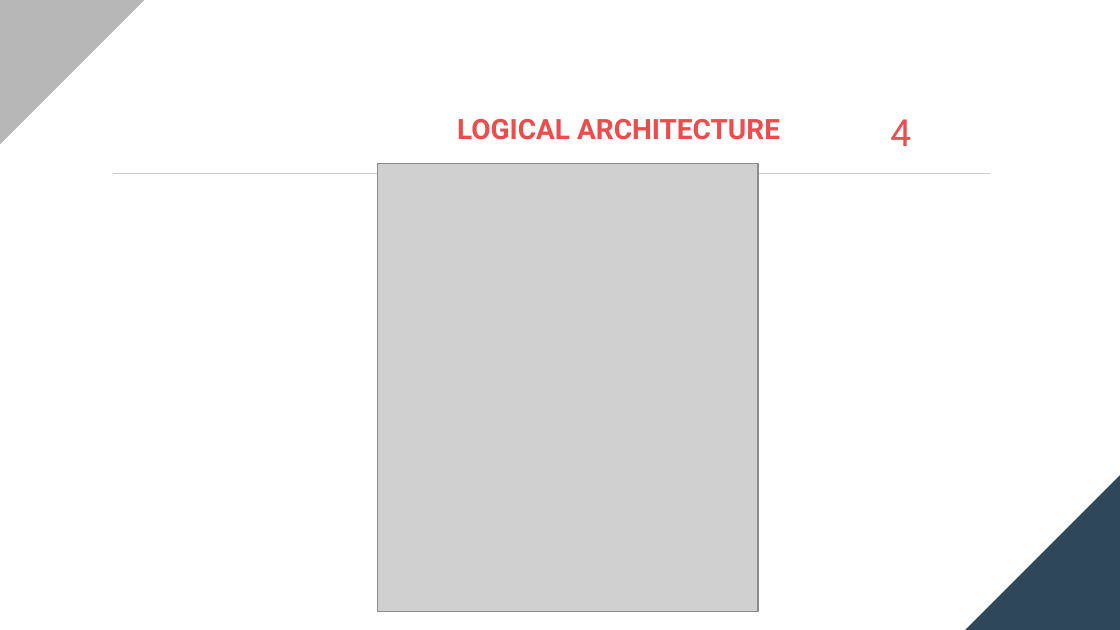
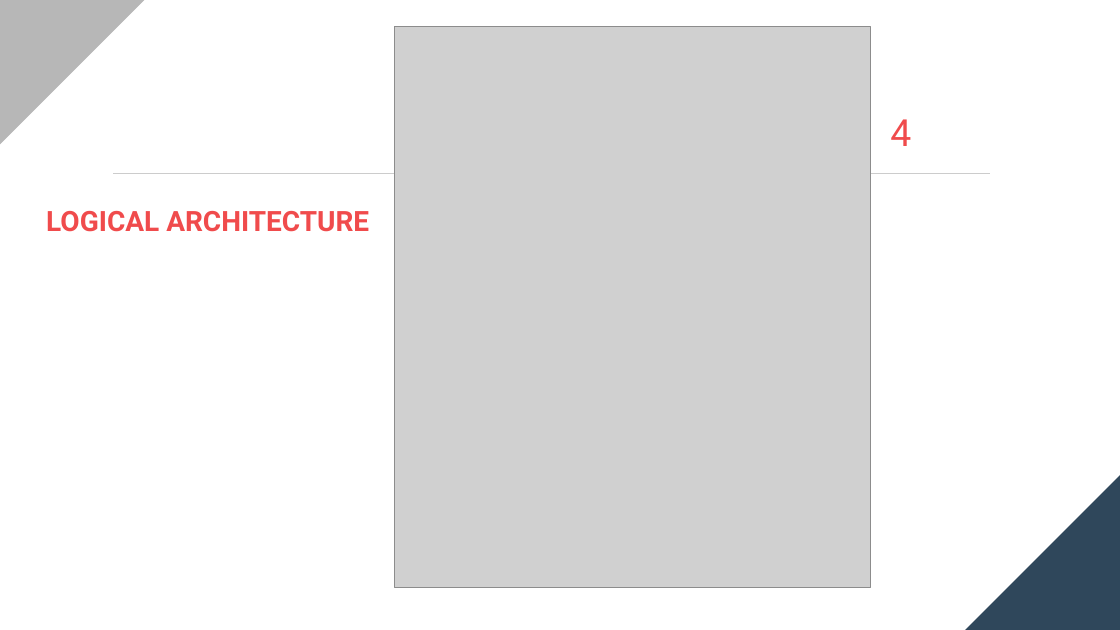
Before and after one commit to Tanvi-412/Prep_Your_Meal, a slide deck: slide 7 of documentation/ArchitectureDesign.pptx (slide 6 before the commit). Drawn at 1120x630 pixels with LibreOffice and Linux fonts; fonts in the diff are those of the drawing; grey boxes stand for pictures. Boxes give left, top, right and bottom in pixels: in the first picture for what was removed or moved away, otherwise in the second. Text is boxed around its words. In the diff, an @@ line names an element or a change of style, - is before the commit and + after.

```diff
--- a/documentation/ArchitectureDesign.pptx
+++ b/documentation/ArchitectureDesign.pptx
@@ picture: place and size @@
-picture at (377, 164, 758, 612)
+picture at (394, 27, 870, 587)
@@ text "LOGICAL ARCHITECTURE": place and size @@
-text "LOGICAL ARCHITECTURE" at (457, 119, 780, 140)
+text "LOGICAL ARCHITECTURE" at (46, 211, 369, 232)
```
Also in this commit, not shown: 5 other slides changed, 1 other file.
